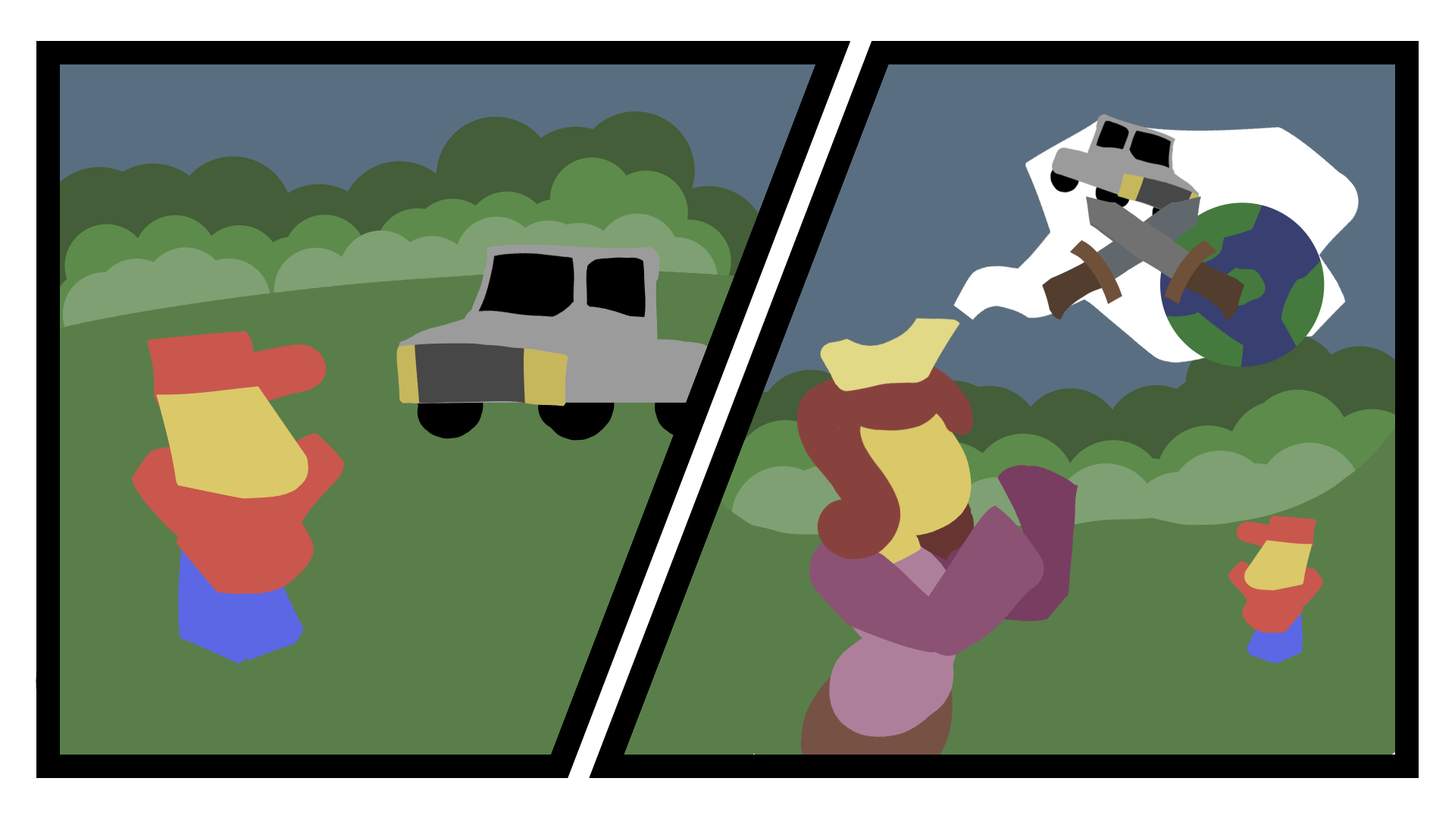
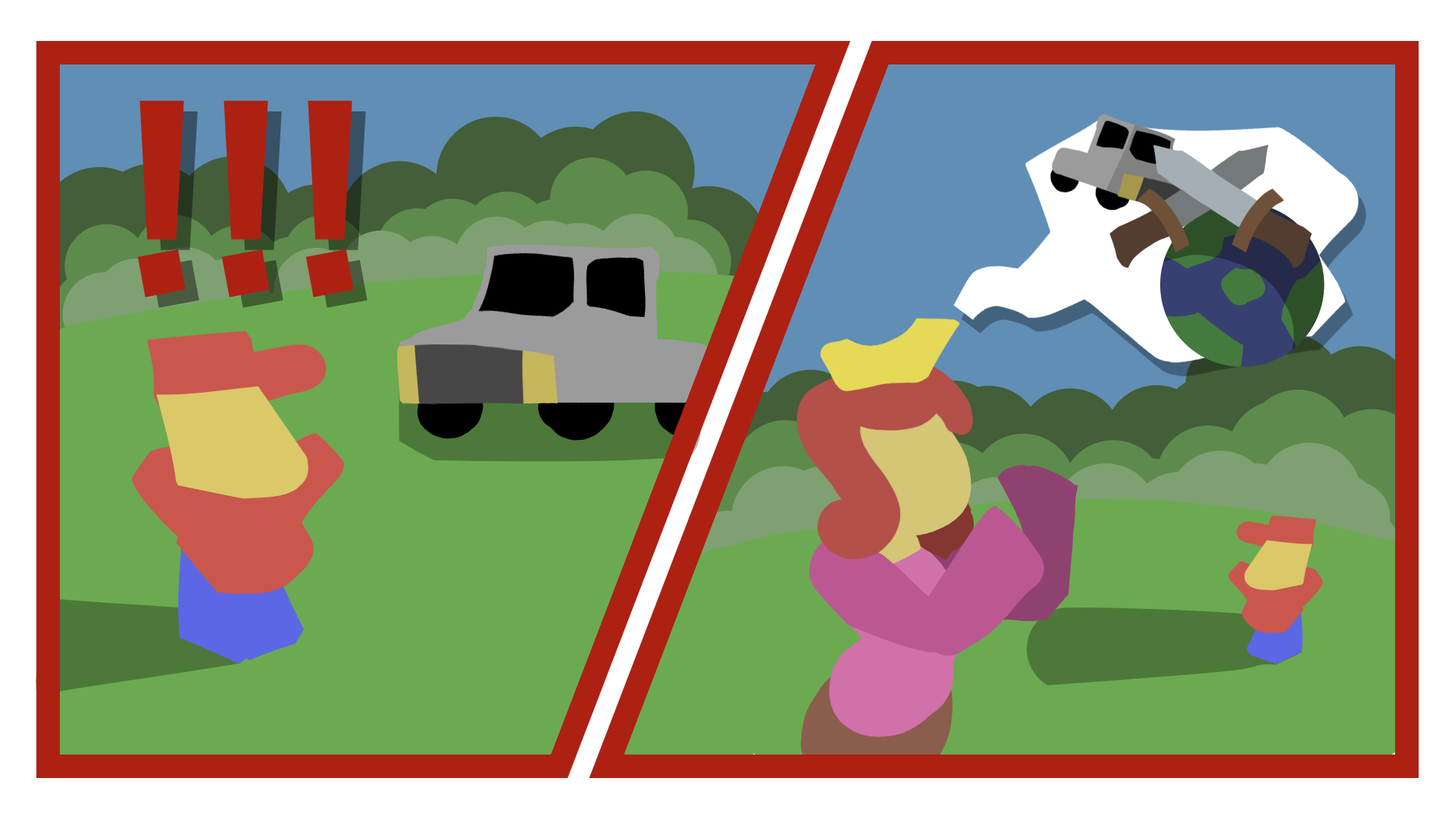
Comparing the layer stacks of the two 1455px x 819px images. Changes:
renamed "Background" to "Paint Layer 40", showed it, moved it above "Copy of Paint Layer 1", painted on it, masked it over 35, 40, 1419, 778
hid "Copy of Paint Layer 1", painted on it over 35, 40, 1419, 778
added group "Group 38" with 53 layers above "Paint Layer 1" over 35, 40, 1419, 778
moved "Group 37" into group "Group 38" over 112, 40, 1419, 406
painted on "Paint Layer 33" over 234, 40, 1419, 315
added layer "Copy of Paint Layer 29" in group "Group 38" over 50, 103, 1361, 541
"Paint Layer 29": opacity 100% → 31%, moved it into group "Group 38", painted on it over 50, 103, 1369, 555
moved "Group 22" into group "Group 38" over 339, 292, 1165, 777
moved "Copy of Group 13" into group "Group 38" over 88, 357, 1350, 698
moved "Group 13" into group "Group 38" over 40, 309, 1375, 778
painted on "Paint Layer 2" (2nd of 2, in "Group 38" › "Group 13") over 65, 309, 1327, 698
painted on "Paint Layer 4" (2nd of 2, in "Group 38" › "Group 13") over 65, 406, 1327, 698
painted on "Paint Layer 5" (2nd of 2, in "Group 38" › "Group 13") over 113, 454, 1278, 778
moved "Group 12" into group "Group 38" over 220, 113, 1143, 551
painted on "Paint Layer 7" (2nd of 2, in "Group 38" › "Group 12") over 220, 113, 1143, 551
added layer "Paint Layer 41" (29%) in group "Group 38" over 35, 277, 1419, 778
moved "Paint Layer 23" into group "Group 38", painted on it over 35, 145, 1419, 778
moved "Paint Layer 24" into group "Group 38" over 36, 97, 1419, 437
moved "Paint Layer 25" into group "Group 38", painted on it over 36, 40, 1419, 292
moved "Paint Layer 26" into group "Group 38", painted on it over 35, 242, 1419, 778
moved "Paint Layer 27" into group "Group 38", painted on it over 36, 291, 1419, 631
moved "Paint Layer 28" into group "Group 38", painted on it over 36, 40, 1419, 534
hid "Paint Layer 1", painted on it over 35, 40, 1419, 778
…and 24 more changes (2 added, 22 painted)
